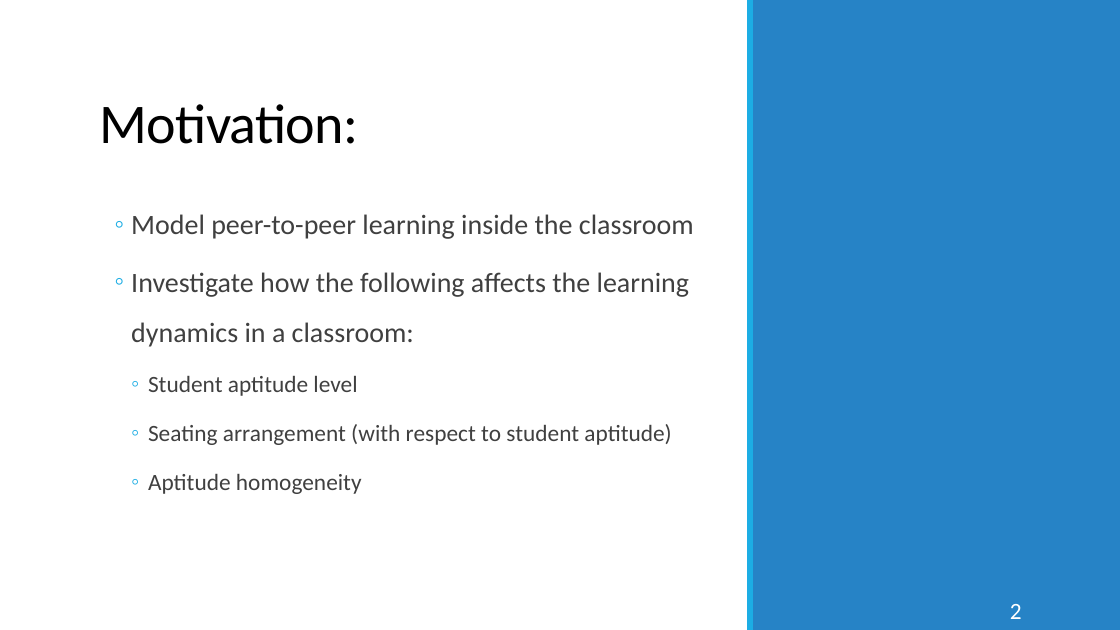
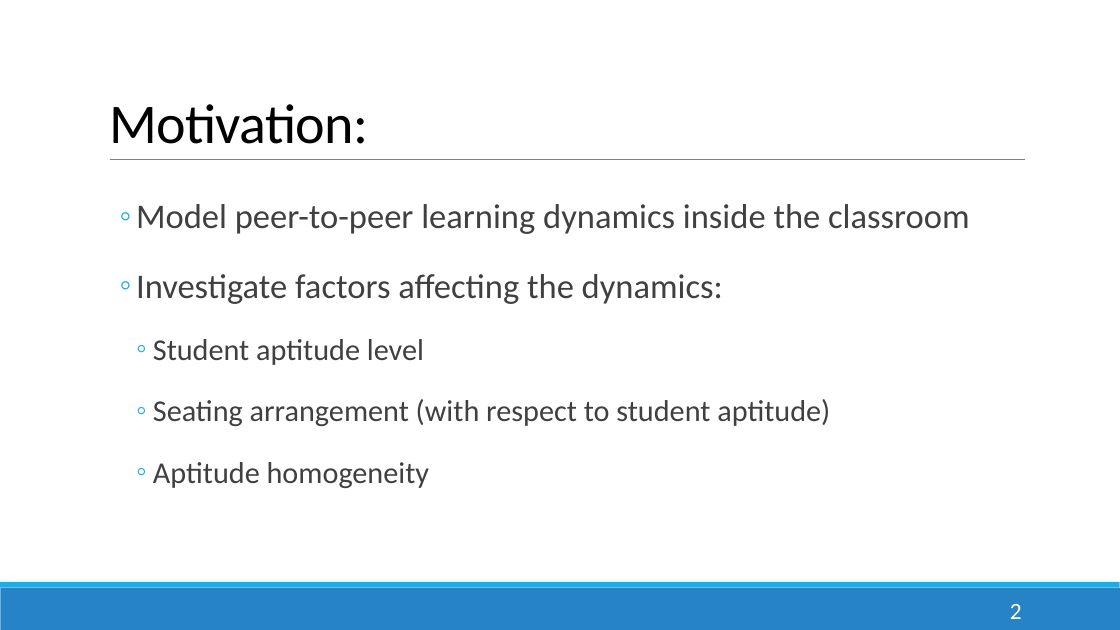
Before and after one commit to ioakimsy/BS-Thesis, a slide deck: slide 2 of documents/AY 23-24 1st Sem Progress Report.pptx. Drawn at 1120x630 pixels with LibreOffice and Linux fonts; fonts in the diff are those of the drawing. Boxes give left, top, right and bottom in pixels: in the first picture for what was removed or moved away, otherwise in the second. Text is boxed around its words. In the diff, an @@ line names an element or a change of style, - is before the commit and + after.

```diff
--- a/documents/AY 23-24 1st Sem Progress Report.pptx
+++ b/documents/AY 23-24 1st Sem Progress Report.pptx
@@ rectangle removed at [0, 0, 1120, 630] @@
@@ title "Motivation:": place and size @@
-title "Motivation:" at [99, 104, 358, 144]
+title "Motivation:" at [109, 104, 368, 144]
@@ rectangle removed at [747, 0, 753, 630] @@
@@ rectangle removed at [749, 0, 1120, 630] @@
@@ text "Model peer-to-peer learning dynamics inside ...": place and size @@
-text "Model peer-to-peer learning dynamics inside ..." at [131, 214, 694, 494]
+text "Model peer-to-peer learning dynamics inside ..." at [136, 204, 969, 488]
@@ line added from (110, 160) to (1026, 160), #808080 0.5 pt @@
@@ text at [136, 204, 969, 304]: text changed; size 24 to 29.6 pt @@
-  ◦ Model peer-to-peer learning inside the classroom
-  ◦ Investigate how the following affects the learning dynamics in a classroom:
+  ◦ Model peer-to-peer learning dynamics inside the classroom
+  ◦ Investigate factors affecting the dynamics:
@@ text at [153, 339, 830, 488]: size 20 to 25.9 pt in "Student aptitude level", "Seating arrangement (with respect to student aptitude)", "Aptitude homogeneity" @@
```
Also in this commit, not shown: 5 other slides changed, 18 other files.
